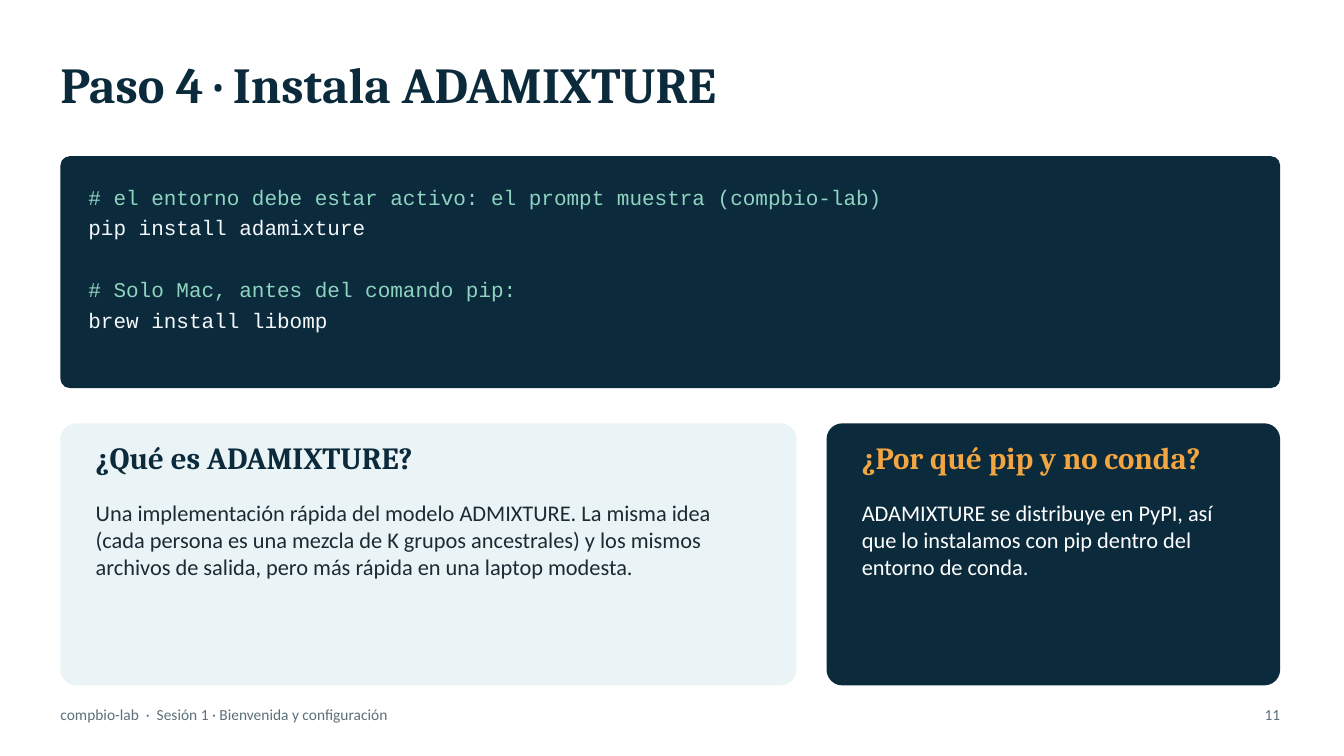
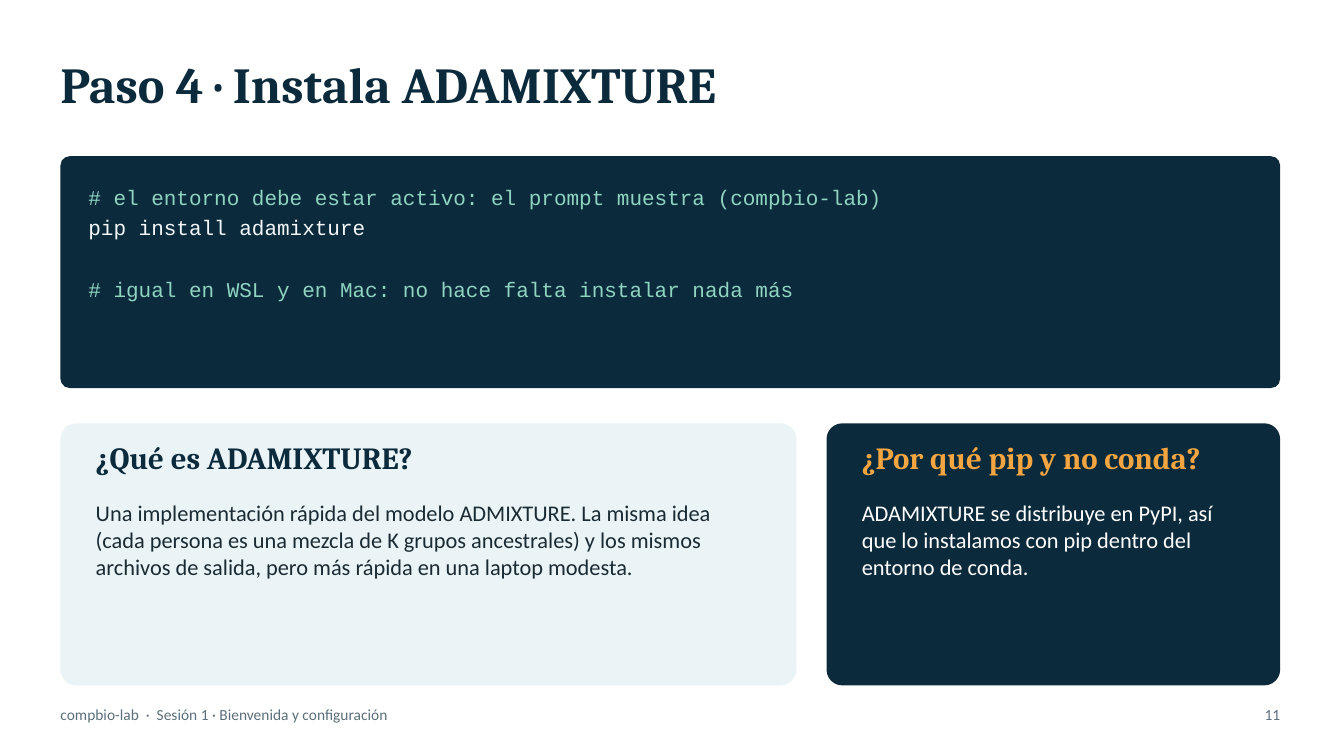
Before and after one commit to RamGonzalez/compbio-lab, a slide deck: slide 11 of slides/sesion1_bienvenida_configuracion.pptx. Drawn at 1344x756 pixels with LibreOffice and Linux fonts; fonts in the diff are those of the drawing. Boxes give left, top, right and bottom in pixels: in the first picture for what was removed or moved away, otherwise in the second. Text is boxed around its words. In the diff, an @@ line names an element or a change of style, - is before the commit and + after.

Commit message:
Mac: sin wget ni Homebrew (curl y libomp incluida en la rueda de ADAMIXTURE)

```diff
--- a/slides/sesion1_bienvenida_configuracion.pptx
+++ b/slides/sesion1_bienvenida_configuracion.pptx
@@ text in rounded rectangle at (114,282,793,302): text changed @@
-# Solo Mac, antes del comando pip:
-brew install libomp
+# igual en WSL y en Mac: no hace falta instalar nada más
```
Also in this commit, not shown: 2 other slides changed, 1 other file.
